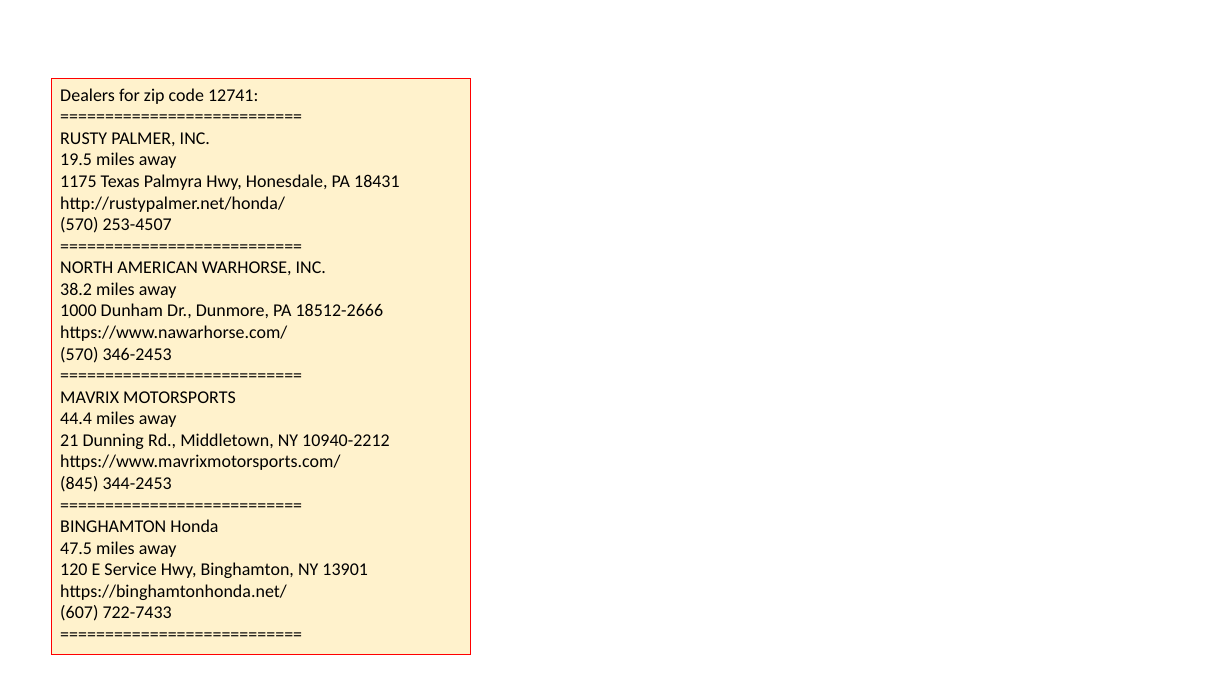
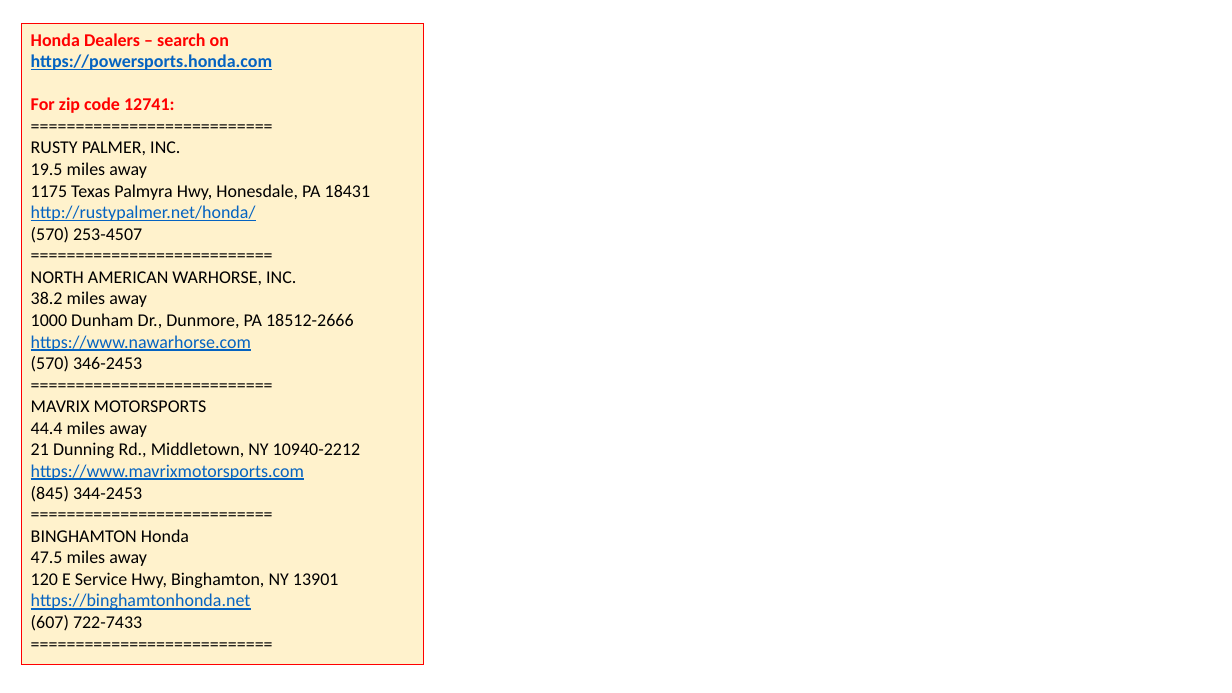
Before and after one commit to lselector/misc_farm, a slide deck: slide 4 of misc/field_atv.pptx. Drawn at 1232x693 pixels with LibreOffice and Linux fonts; fonts in the diff are those of the drawing. Boxes give left, top, right and bottom in pixels: in the first picture for what was removed or moved away, otherwise in the second. Text is boxed around its words. In the diff, an @@ line names an element or a change of style, - is before the commit and + after.

Commit message:
update

```diff
--- a/misc/field_atv.pptx
+++ b/misc/field_atv.pptx
@@ rectangle "Honda Dealers – search on ...": place and size @@
-rectangle "Honda Dealers – search on ..." at box(51, 79, 470, 654)
+rectangle "Honda Dealers – search on ..." at box(21, 23, 423, 664)
@@ text in rectangle at box(31, 33, 272, 113): text changed; text colour #000000 to #FF0000; bold on @@
-Dealers for zip code 12741:
+Honda Dealers – search on https://powersports.honda.com
+For zip code 12741:
@@ text in rectangle at box(31, 205, 256, 221): text colour #000000 to #0563C1, underline on in "http://rustypalmer.net/honda/" @@
@@ text in rectangle at box(31, 335, 251, 351): text changed; text colour #000000 to #0563C1 @@
-https://www.nawarhorse.com/
+https://www.nawarhorse.com
@@ text in rectangle at box(31, 464, 304, 480): text changed; text colour #000000 to #0563C1 @@
-https://www.mavrixmotorsports.com/
+https://www.mavrixmotorsports.com
@@ text in rectangle at box(31, 593, 251, 610): text changed; text colour #000000 to #0563C1 @@
-https://binghamtonhonda.net/
+https://binghamtonhonda.net
```
Also in this commit, not shown: 2 other slides changed, 1 slide added.
